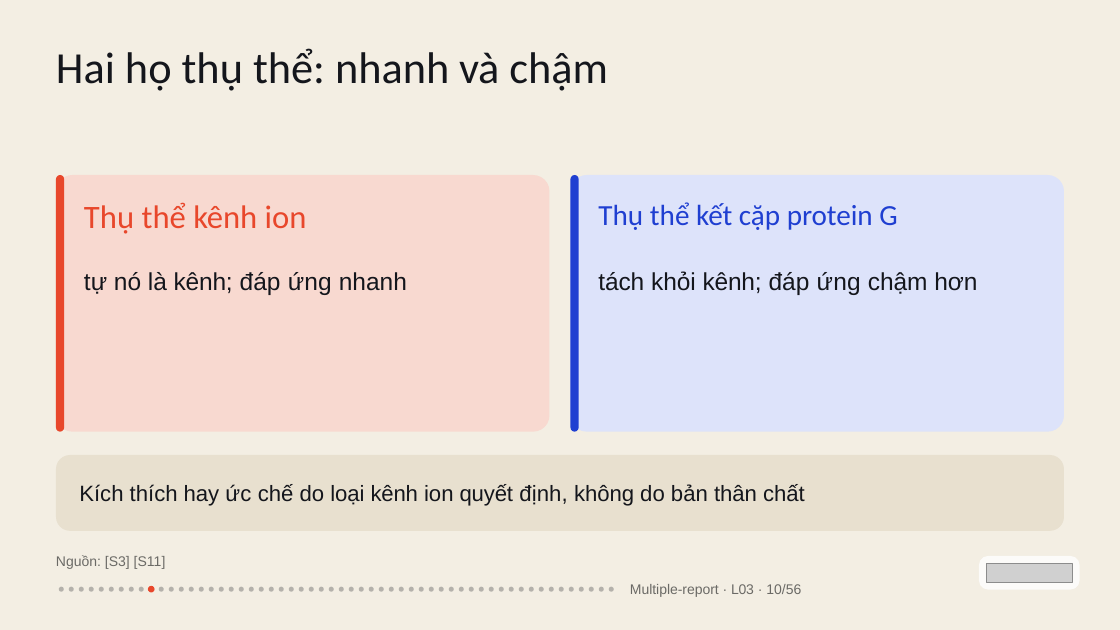
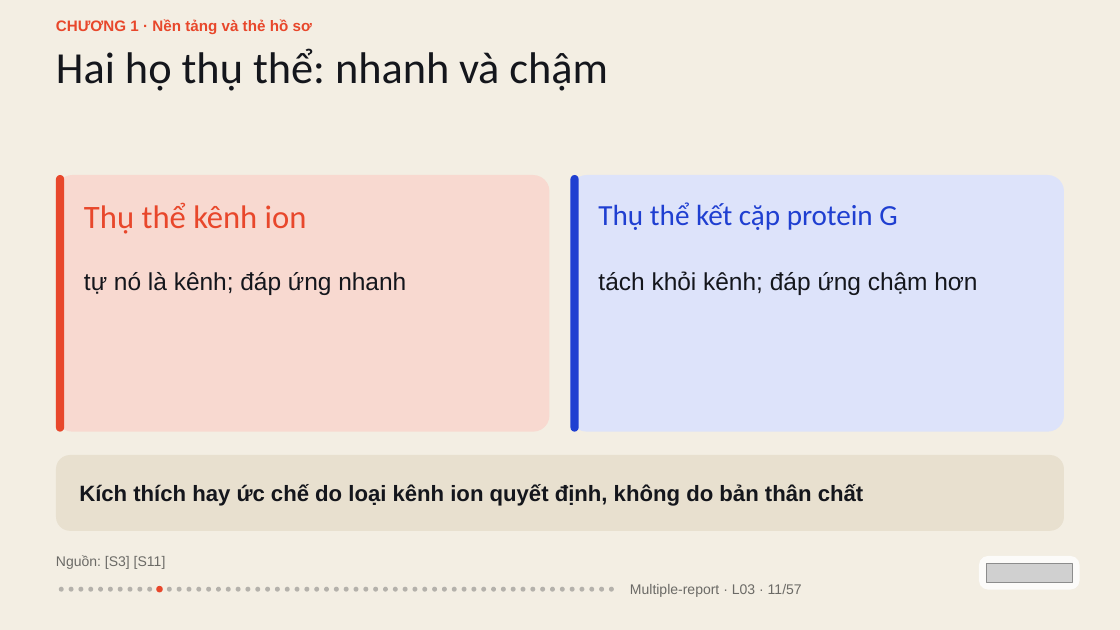
Before and after one commit to vohoailinh90/Multiple-report, a slide deck: slide 11 of lessons/L03/L03.pptx (slide 10 before the commit). Drawn at 1120x630 pixels with LibreOffice and Linux fonts; fonts in the diff are those of the drawing; grey boxes stand for pictures. Boxes give left, top, right and bottom in pixels: in the first picture for what was removed or moved away, otherwise in the second. Text is boxed around its words. In the diff, an @@ line names an element or a change of style, - is before the commit and + after.

```diff
--- a/lessons/L03/L03.pptx
+++ b/lessons/L03/L03.pptx
@@ text added at box(56, 19, 312, 34), 19.5 pt, text #E8472B, bold @@
+CHƯƠNG 1 · Nền tảng và thẻ hồ sơ
@@ text "tách khỏi kênh; đáp ứng ..." at box(598, 271, 977, 295): letter spacing -0.2 to 0 pt in "tách kênh;"; letter spacing 0.1 to 0 pt in "đáp"; letter spacing 0.3 to 0 pt in "ứng" @@
@@ text "Kích thích hay ức chế ..." at box(79, 484, 863, 506): letter spacing -0.1 to 0 pt in "hay không chất"; letter spacing 0.2 to 0 pt in "ức"; letter spacing -0.3 to 0 pt in "kênh"; letter spacing -0.2 to 0 pt in "quyết"; letter spacing 0.1 to 0 pt in "định,"; bold on @@
@@ ellipse: place and size @@
-ellipse at box(158, 587, 164, 592)
+ellipse at box(147, 587, 152, 592)
@@ ellipse: place and size @@
-ellipse at box(148, 586, 155, 592)
+ellipse at box(156, 586, 163, 592)
@@ 10 ellipses: place and size @@
-10 ellipses at box(249, 587, 344, 592)
+10 ellipses at box(245, 587, 339, 592)
@@ ellipse added at box(344, 587, 349, 592), fill #14161C at 28% opacity @@
@@ 8 ellipses: place and size @@
-8 ellipses at box(349, 587, 444, 592)
+8 ellipses at box(353, 587, 447, 592)
@@ text at box(630, 584, 802, 597): text changed @@
-Multiple-report · L03 · 10/56
+Multiple-report · L03 · 11/57
```
Also in this commit, not shown: 55 other slides changed, 1 slide added, 1 other file.
